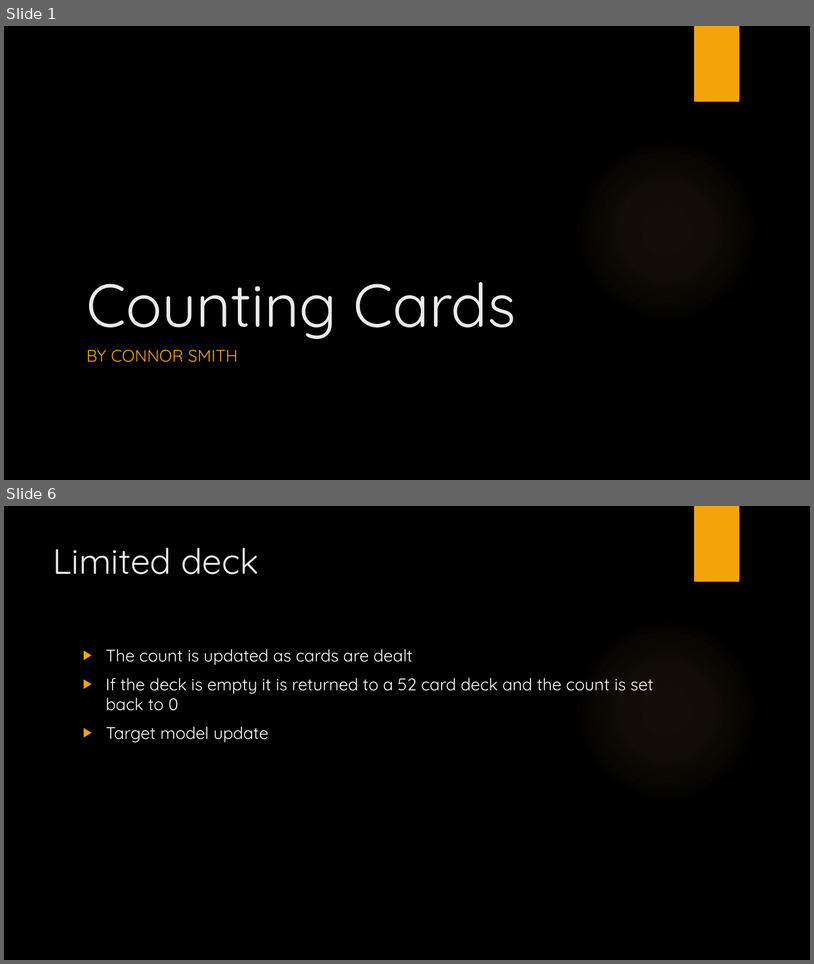
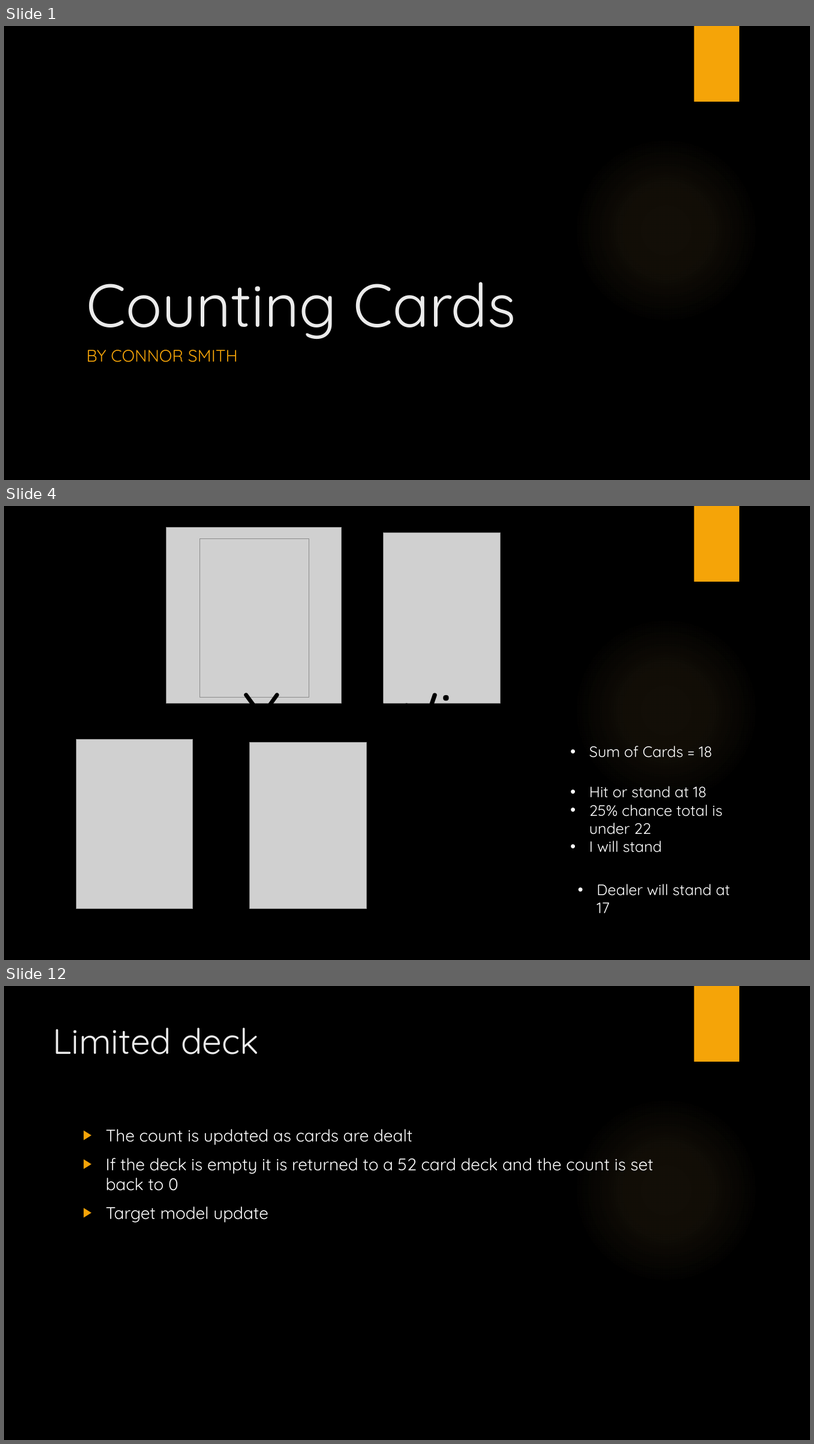
Before and after one commit to westpoint-neural-networks/final-project-connor-smith2, a slide deck: Counting Cards.pptx. Shown one above the other, each under a label of ours: slides 1 and 6 before the commit, slides 1, 4 and 12 after it; the slides between them are not shown. The pictures are 814x964 and 814x1444 pixels, drawn with LibreOffice and Linux fonts; fonts in the diff are those of the drawing; grey boxes stand for pictures; background and template pictures are left out. Boxes give left, top, right and bottom in pixels: in the first picture for what was removed or moved away, otherwise in the second. Text is boxed around its words. In the diff, an @@ line names an element or a change of style, - is before the commit and + after.

```diff
--- a/Counting Cards.pptx
+++ b/Counting Cards.pptx
@@ slide 4 added at [4, 506, 810, 960], background picture (left out); not listed: 2 template elements that a slide beside it also shows @@
@@ picture added at [166, 528, 342, 703] @@
@@ picture added at [200, 538, 309, 697] @@
@@ picture added at [384, 532, 501, 703] @@
@@ text added at [243, 670, 493, 757], 80 pt, text #000000 @@
+You Win
@@ picture added at [77, 739, 194, 908] @@
@@ picture added at [250, 742, 367, 908] @@
@@ text added at [590, 745, 713, 757], 18 pt, text #FFFFFF @@
+• Sum of Cards = 18
@@ text added at [590, 786, 723, 852], 18 pt, text #FFFFFF @@
+• Hit or stand at 18
+• 25% chance total is under 22
+• I will stand
@@ text added at [597, 883, 731, 913], 18 pt, text #FFFFFF @@
+• Dealer will stand at 17
@@ what was slide 6 is now slide 12 @@
```
Also in this commit, not shown: 6 slides changed, 8 other slides added, 4 other files.
